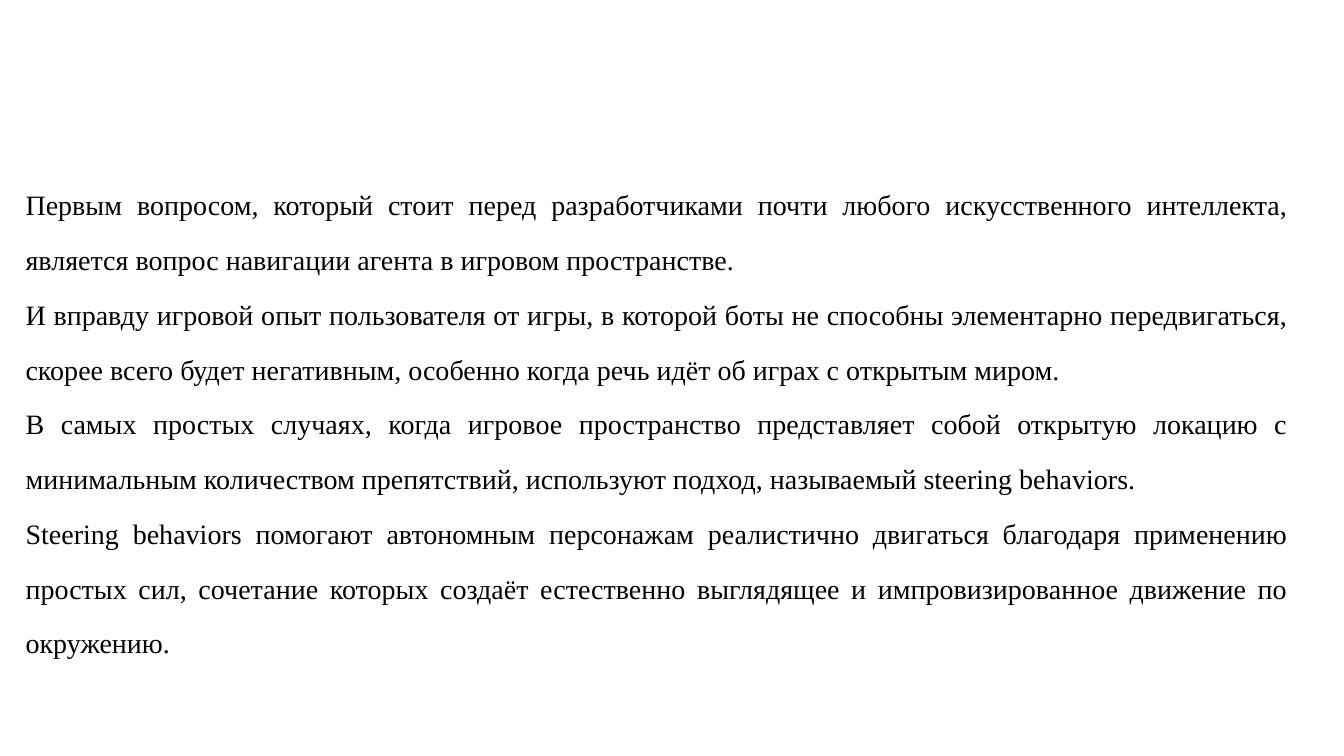
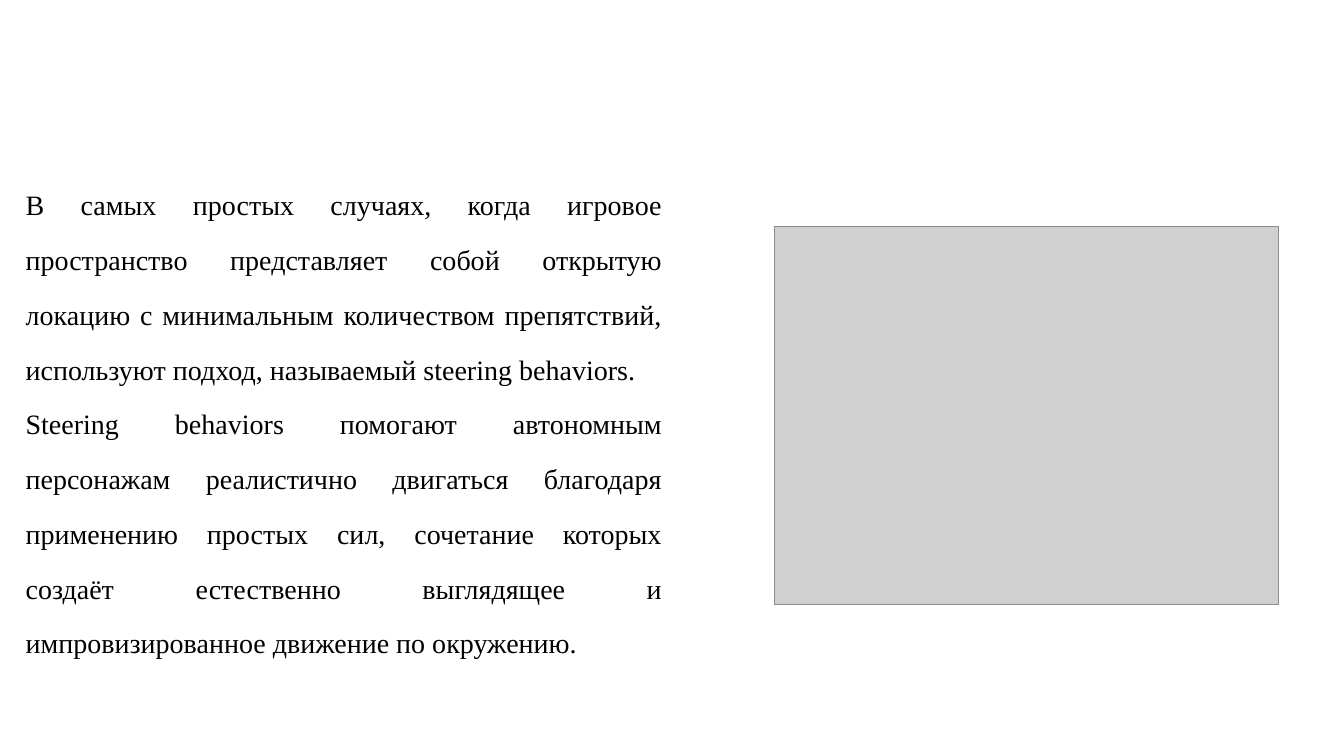
Before and after one commit to DmitryKotusev/CourseWork, a slide deck: slide 16 of ТестПрезька.pptx. Drawn at 1344x756 pixels with LibreOffice and Linux fonts; fonts in the diff are those of the drawing; grey boxes stand for pictures; background and template pictures are left out. Boxes give left, top, right and bottom in pixels: in the first picture for what was removed or moved away, otherwise in the second. Text is boxed around its words. In the diff, an @@ line names an element or a change of style, - is before the commit and + after.

```diff
--- a/ТестПрезька.pptx
+++ b/ТестПрезька.pptx
@@ text at (x1=26, y1=195, x2=1287, y2=385): paragraphs removed @@
-Первым вопросом, который стоит перед разработчиками почти любого искусственного интеллекта, является вопрос навигации агента в игровом пространстве.
-И вправду игровой опыт пользователя от игры, в которой боты не способны элементарно передвигаться, скорее всего будет негативным, особенно когда речь идёт об играх с открытым миром.
@@ picture added at (x1=774, y1=227, x2=1278, y2=605) @@
```
Also in this commit, not shown: 6 other slides changed.
